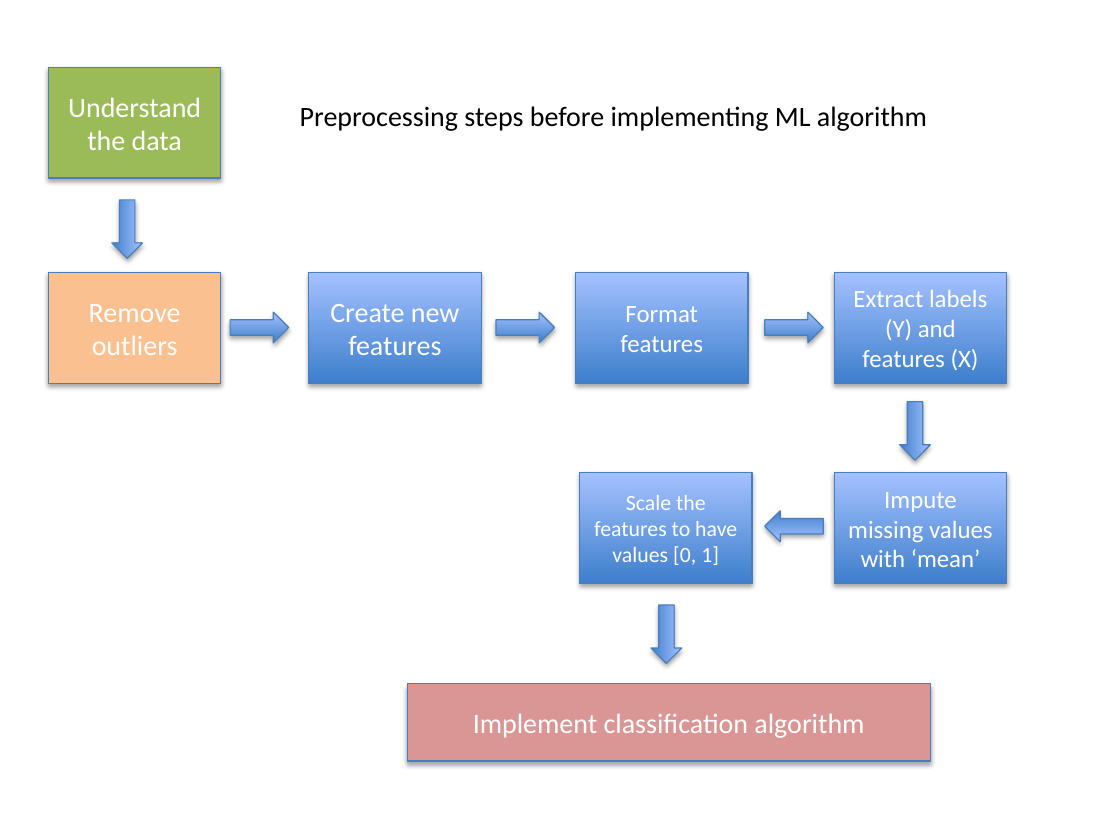
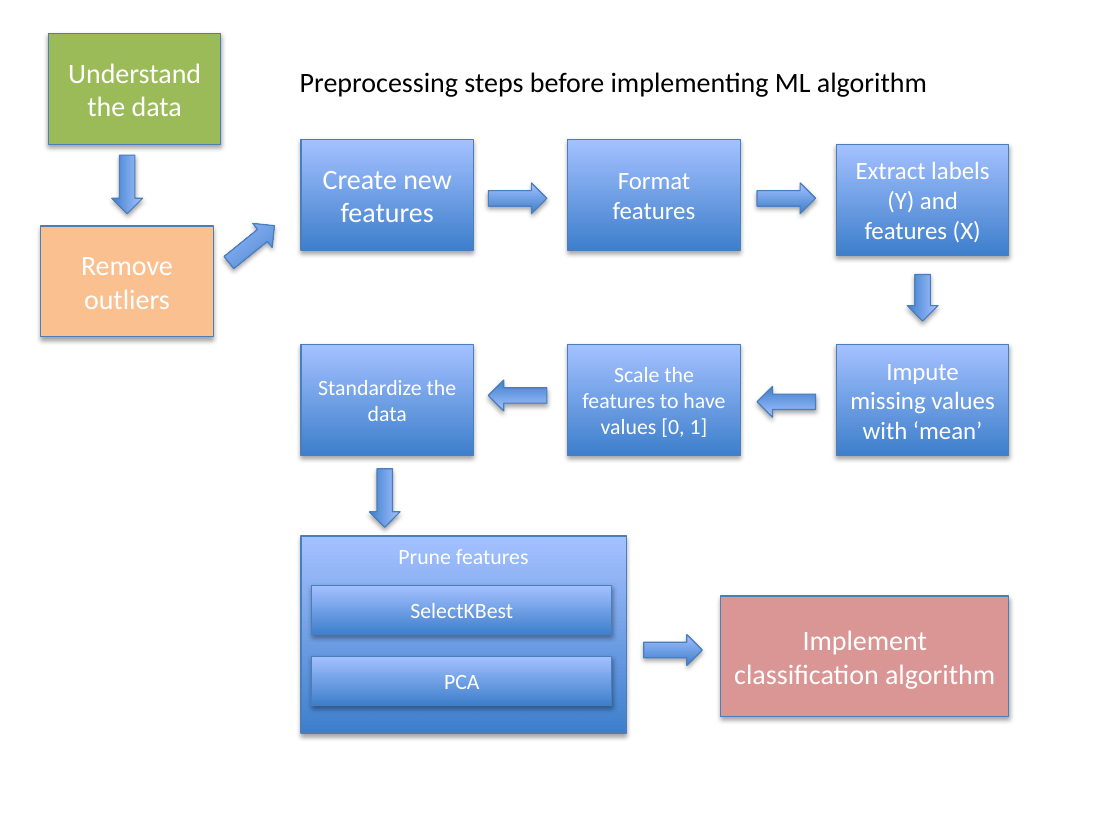
Before and after one commit to mic0331/udacity_nanodegree, a slide deck: slide 1 of P4/ud120-projects/final_project/notebook/pictures/diagrams.pptx. Drawn at 1120x840 pixels with LibreOffice and Linux fonts; fonts in the diff are those of the drawing. Boxes give left, top, right and bottom in pixels: in the first picture for what was removed or moved away, otherwise in the second. Text is boxed around its words. In the diff, an @@ line names an element or a change of style, - is before the commit and + after.

```diff
--- a/P4/ud120-projects/final_project/notebook/pictures/diagrams.pptx
+++ b/P4/ud120-projects/final_project/notebook/pictures/diagrams.pptx
@@ rectangle "Understand the data": place and size @@
-rectangle "Understand the data" at <box>48,67,221,178</box>
+rectangle "Understand the data" at <box>48,34,221,144</box>
@@ text "Preprocessing steps before implementing ML ...": place and size @@
-text "Preprocessing steps before implementing ML ..." at <box>300,106,927,131</box>
+text "Preprocessing steps before implementing ML ..." at <box>300,72,927,97</box>
@@ rectangle "Create new features": place and size @@
-rectangle "Create new features" at <box>309,272,482,383</box>
+rectangle "Create new features" at <box>301,139,474,250</box>
@@ rectangle "Format features": place and size @@
-rectangle "Format features" at <box>576,272,748,383</box>
+rectangle "Format features" at <box>568,139,740,250</box>
@@ rectangle "Extract labels (Y) and features ...": place and size @@
-rectangle "Extract labels (Y) and features ..." at <box>834,272,1007,383</box>
+rectangle "Extract labels (Y) and features ..." at <box>837,144,1009,255</box>
@@ right arrow: place and size @@
-right arrow at <box>111,200,142,259</box>
+right arrow at <box>111,156,142,214</box>
@@ 2 right arrows, 1 rectangle: place and size @@
-2 right arrows, 1 rectangle at <box>496,312,823,584</box>
+2 right arrows, 1 rectangle at <box>488,183,815,456</box>
@@ rectangle "Remove outliers": place and size @@
-rectangle "Remove outliers" at <box>48,272,221,383</box>
+rectangle "Remove outliers" at <box>40,226,213,337</box>
@@ right arrow at <box>220,214,284,275</box>: rotation 0 to 321 degrees @@
@@ right arrow: place and size @@
-right arrow at <box>899,402,931,460</box>
+right arrow at <box>907,274,939,321</box>
@@ rectangle added at <box>301,345,474,456</box>, fill gradient #3F80CE to #A4C4FF, outline #4B7EBC 0.75 pt, 14 pt, text #FFFFFF @@
+Standardize the data
@@ rectangle "Impute missing values with ‘mean’": place and size @@
-rectangle "Impute missing values with ‘mean’" at <box>834,473,1007,584</box>
+rectangle "Impute missing values with ‘mean’" at <box>837,345,1009,456</box>
@@ right arrow added at <box>488,380,547,411</box>, fill gradient #3F80CE to #A4C4FF, outline #4B7EBC 0.75 pt @@
@@ right arrow: place and size @@
-right arrow at <box>765,511,823,542</box>
+right arrow at <box>757,386,815,418</box>
@@ right arrow added at <box>368,469,400,528</box>, fill gradient #3F80CE to #A4C4FF, outline #4B7EBC 0.75 pt @@
@@ rectangle added at <box>301,536,626,734</box>, fill gradient #3F80CE to #A4C4FF, outline #4B7EBC 0.75 pt, 14 pt, text #FFFFFF @@
+Prune features
@@ rectangle added at <box>311,586,612,635</box>, fill gradient #3F80CE to #A4C4FF, outline #4B7EBC 0.75 pt, 14 pt, text #FFFFFF @@
+SelectKBest
@@ rectangle "Implement classification algorithm": place and size @@
-rectangle "Implement classification algorithm" at <box>408,684,931,762</box>
+rectangle "Implement classification algorithm" at <box>721,596,1009,716</box>
@@ rectangle added at <box>311,656,612,706</box>, fill gradient #3F80CE to #A4C4FF, outline #4B7EBC 0.75 pt, 14 pt, text #FFFFFF @@
+PCA
@@ right arrow at <box>644,635,702,666</box>: rotation 90 to 0 degrees @@
```
Also in this commit, not shown: 18 other files.
